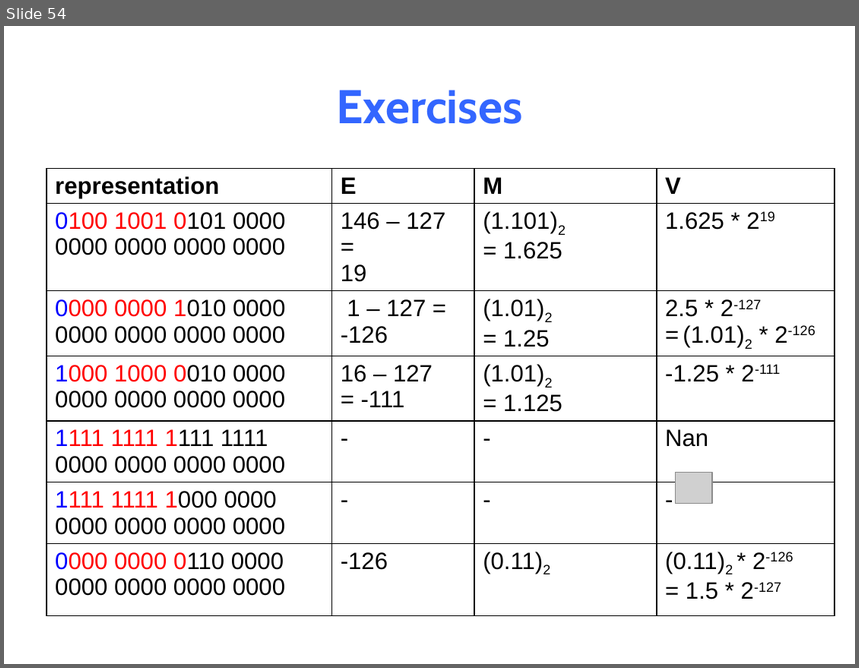
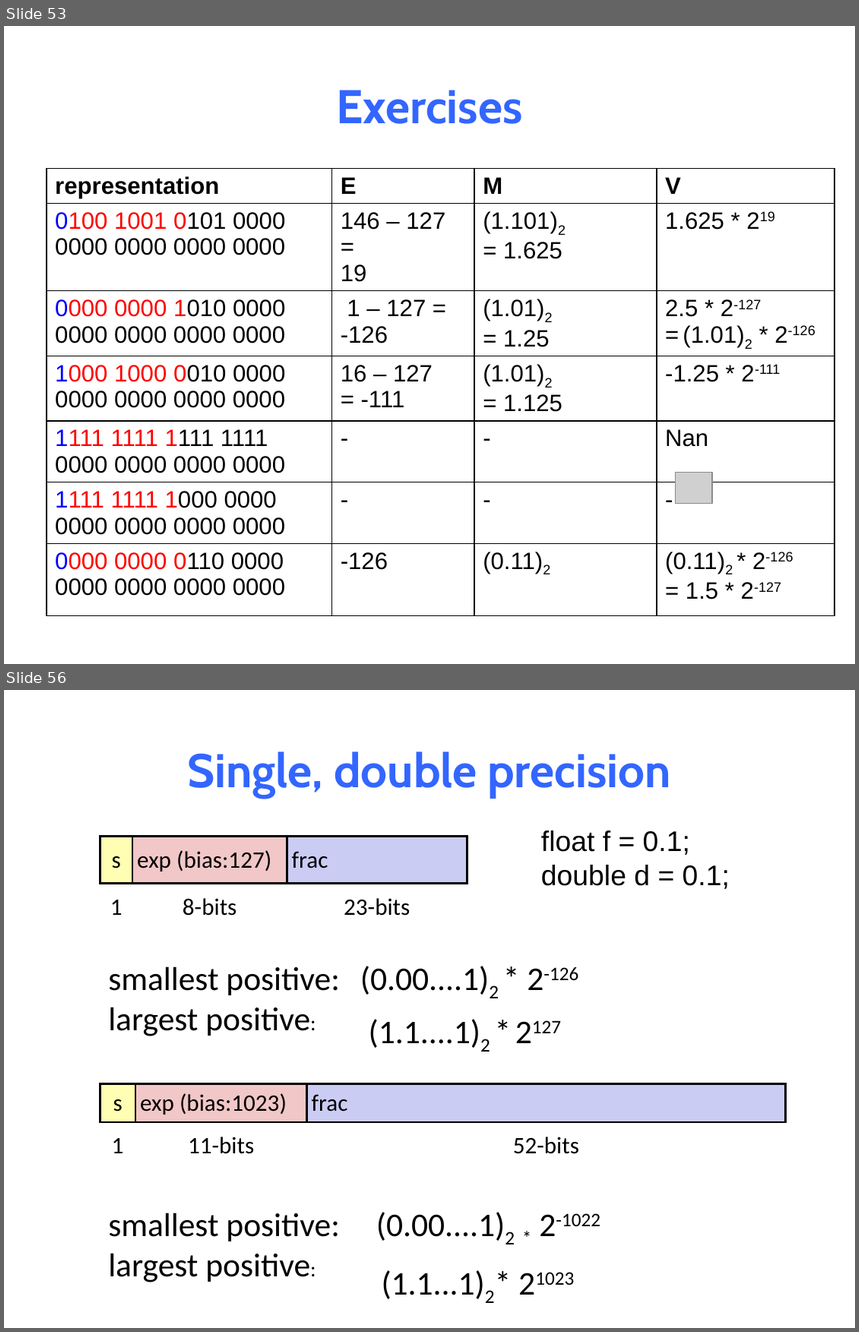
Before and after one commit to NYU-CSO/nyu-cso.github.io, a slide deck: notes/03-floats.pptx. Shown one above the other, each under a label of ours: slide 54 before the commit, slides 53 and 56 after it; the slides between them are not shown. The pictures are 859x668 and 859x1332 pixels, drawn with LibreOffice and Linux fonts; fonts in the diff are those of the drawing; grey boxes stand for pictures. Boxes give left, top, right and bottom in pixels: in the first picture for what was removed or moved away, otherwise in the second. Text is boxed around its words. In the diff, an @@ line names an element or a change of style, - is before the commit and + after.

```diff
--- a/notes/03-floats.pptx
+++ b/notes/03-floats.pptx
@@ slide 56 added at bbox=[4, 690, 855, 1328], background #FFFFFF @@
@@ title added at bbox=[188, 752, 671, 798], 40 pt, text #3366FF, bold @@
+Single, double precision
@@ table added at bbox=[101, 837, 467, 931], 2 rows, 3 columns @@
+s | exp (bias:127) | frac
+1 | 8-bits | 23-bits
@@ text added at bbox=[541, 831, 730, 889], 24 pt, text #000000 @@
+float f = 0.1;
+double d = 0.1;
@@ text added at bbox=[108, 967, 339, 1037], 28 pt, text #000000 @@
+smallest positive:
+largest positive:
@@ text added at bbox=[360, 966, 579, 999], 28 pt, text #000000 @@
+(0.00....1)2 * 2-126
@@ text added at bbox=[369, 1019, 532, 1048], 28 pt, text #000000 @@
+  (1.1....1)2 * 2127
@@ table added at bbox=[101, 1084, 785, 1170], 2 rows, 3 columns @@
+s | exp (bias:1023) | frac
+1 | 11-bits | 52-bits
@@ text added at bbox=[108, 1213, 339, 1283], 28 pt, text #000000 @@
+smallest positive:
+largest positive:
@@ text added at bbox=[376, 1212, 601, 1245], 28 pt, text #000000 @@
+  (0.00....1)2 * 2-1022
@@ text added at bbox=[382, 1271, 495, 1303], 28 pt, text #000000 @@
+  (1.1...1)2* 21023
@@ what was slide 54 is now slide 53 @@
```
Also in this commit, not shown: 3 slides changed, 11 other slides added, 19 slides removed, 1 other file.
